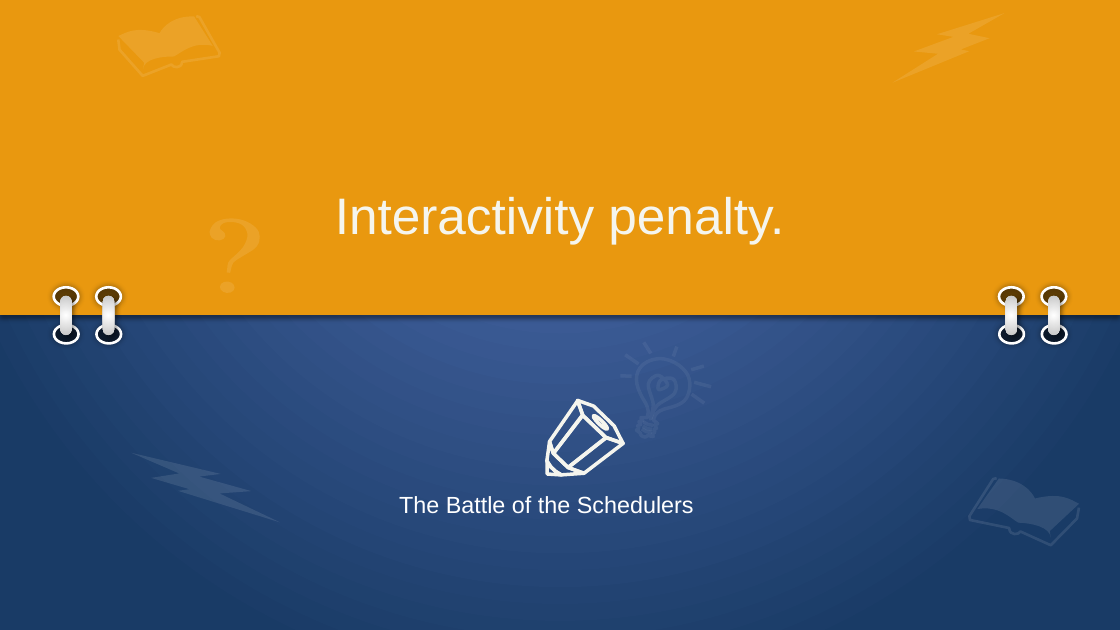
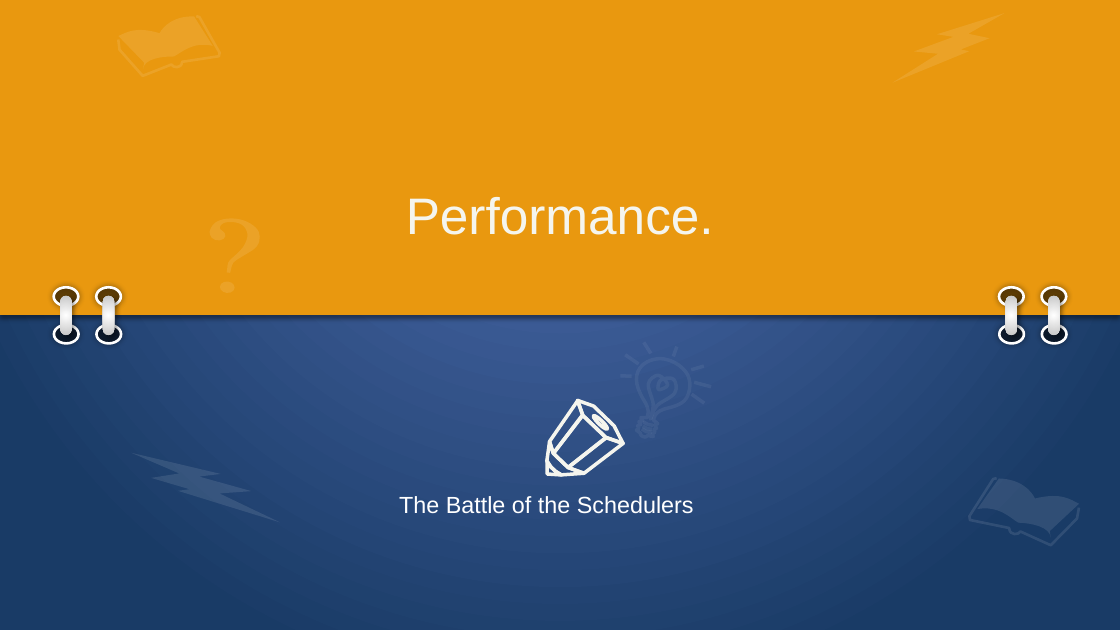
Before and after one commit to jongwonyang/paper-mate, a slide deck: slide 52 of The Battle of the Schedulers.pptx (slide 39 before the commit). Drawn at 1120x630 pixels with LibreOffice and Linux fonts; fonts in the diff are those of the drawing. Boxes give left, top, right and bottom in pixels: in the first picture for what was removed or moved away, otherwise in the second. Text is boxed around its words. In the diff, an @@ line names an element or a change of style, - is before the commit and + after.

```diff
--- a/The Battle of the Schedulers.pptx
+++ b/The Battle of the Schedulers.pptx
@@ title at box(406, 197, 714, 235): text changed @@
-Interactivity penalty.
+Performance.
```
Also in this commit, not shown: 19 other slides changed, 19 slides added, 9 slides removed, 5 other files.
